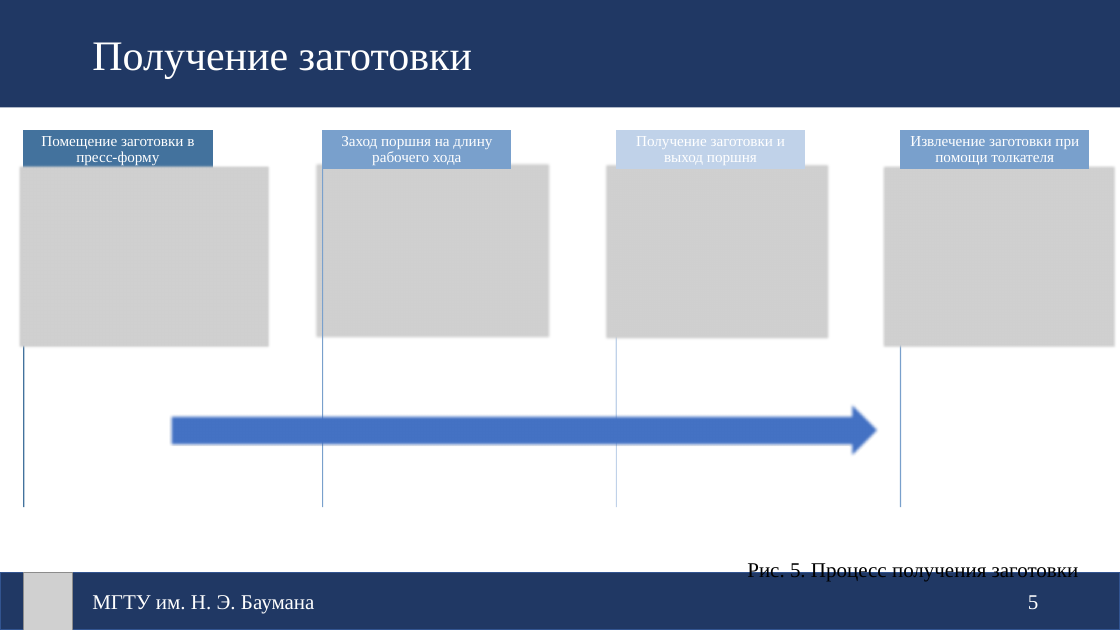
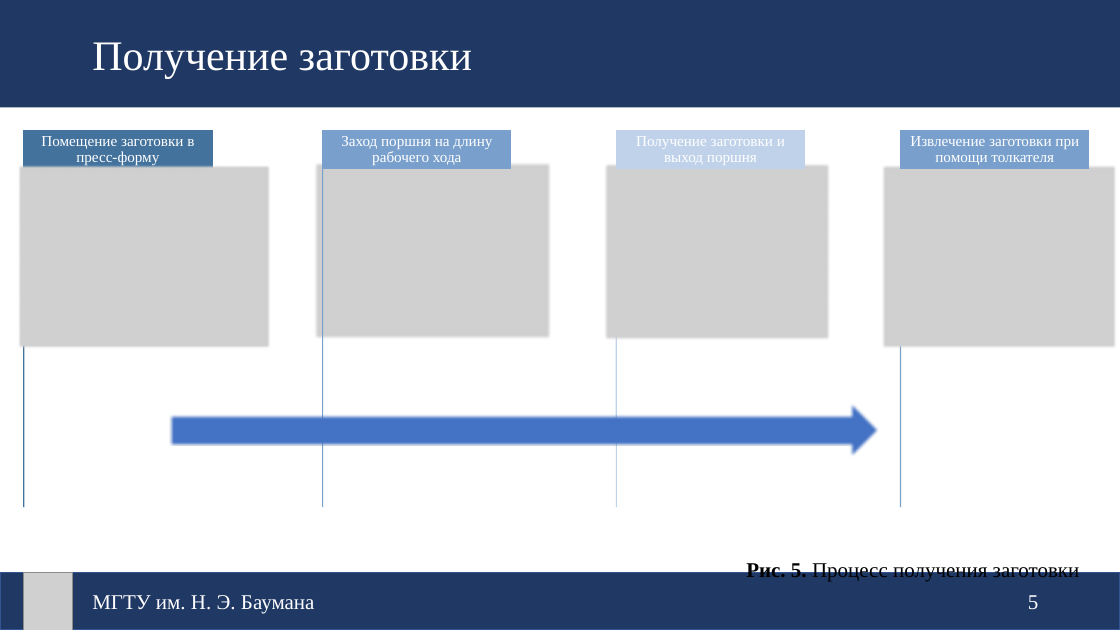
Before and after one commit to FlameDanita/CW_ProdTech, a slide deck: slide 5 of Защита_Широкопетлев.pptx. Drawn at 1120x630 pixels with LibreOffice and Linux fonts; fonts in the diff are those of the drawing; grey boxes stand for pictures. Boxes give left, top, right and bottom in pixels: in the first picture for what was removed or moved away, otherwise in the second. Text is boxed around its words. In the diff, an @@ line names an element or a change of style, - is before the commit and + after.

```diff
--- a/Защита_Широкопетлев.pptx
+++ b/Защита_Широкопетлев.pptx
@@ text "Рис. 5. Процесс получения заготовки" at box(746, 561, 1080, 582): bold on in "Рис. 5." @@
```
Also in this commit, not shown: 2 other slides changed, 4 slides added, 1 slide removed, 21 other files.
